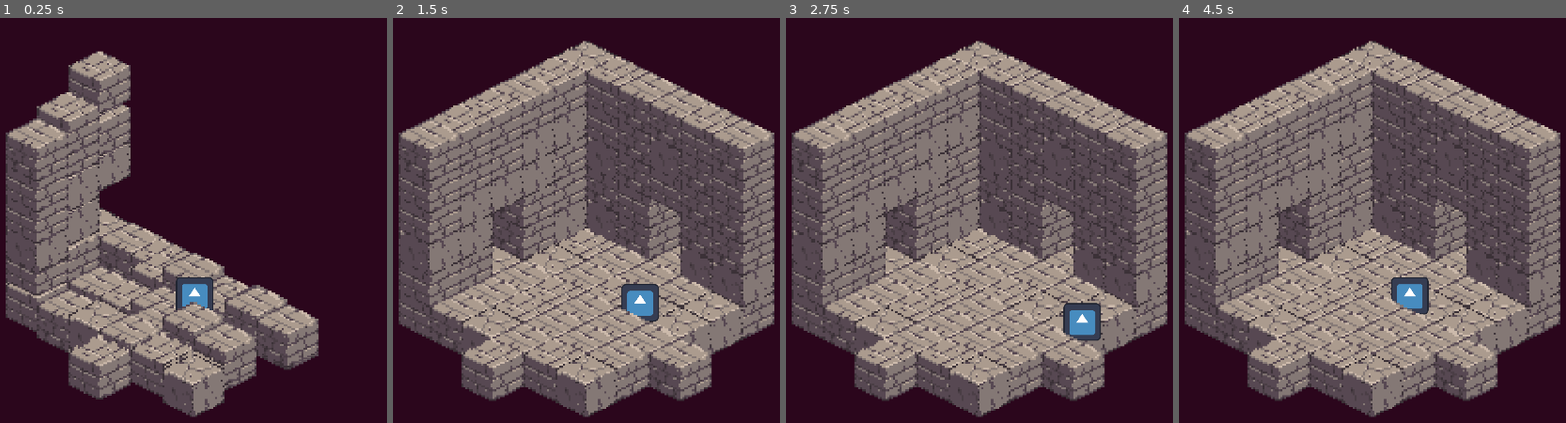
Above: before the commit, frames 1-4 (left to right).
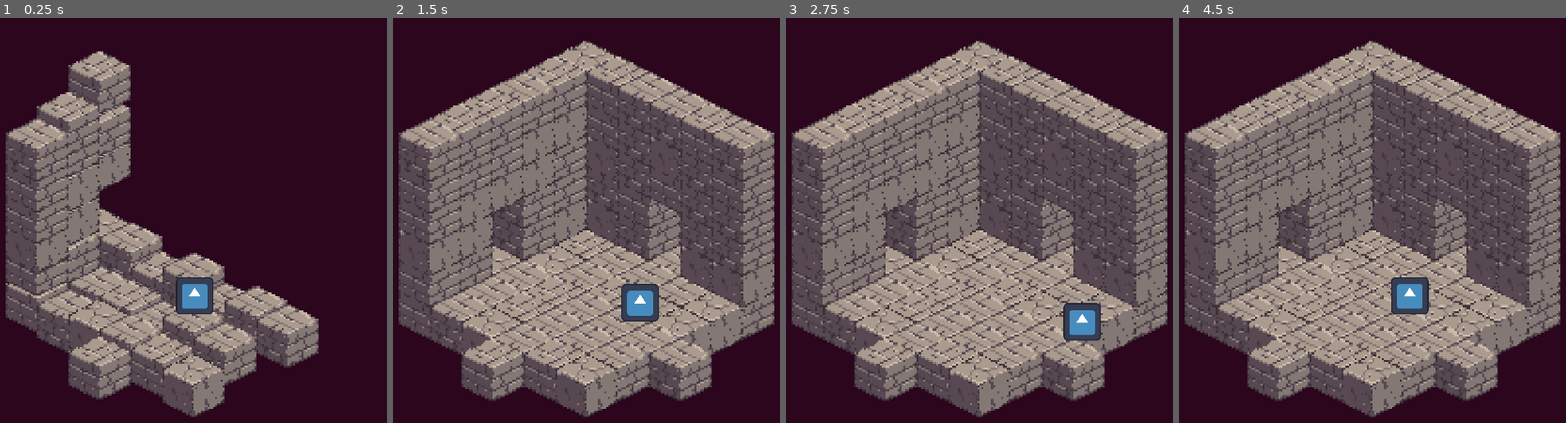
Above: after the commit, the same moments.

Repository: bitwise-aiden/godot-playground
Game: Godot game, scene res://game.tscn
The game is run twice, just before and just after one commit, with the same random seed, the same clock (stepped at 60 frames per second) and the same inputs. The engine's default icon, where the game draws it, is replaced by a stand-in: a white triangle on a blue panel in a dark square.
Inputs:
- Up to frame 1 (0.25 s): no input
- Up to frame 2 (1.5 s): hold Right (ui_right) 0.53-1.28 s; hold Down (ui_down) from 1.28 s (still down)
- Up to frame 3 (2.75 s): release Down (ui_down) at 2.03 s; hold Right (ui_right) from 2.03 s (still down)
- Up to frame 4 (4.5 s): release Right (ui_right) at 2.78 s; hold Up (ui_up) 2.78-3.53 s; hold Left (ui_left) from 3.53 s (still down)

The runs differ from the first frame. In frame 1, 1.6% of the frame differs, in the area x 1-83%, y 54-92%; in frame 2, 0.3%; in frame 3, 0.2%; in frame 4, 0.3%.

Commit message:
Fix some of the issues with tiles not being cleaned up

Diff:
--- a/block.gd
+++ b/block.gd
@@ -13,6 +13,7 @@
 # Private variables
 
 @onready var __sprite : Sprite2D = $sprite
+@onready var __z_index : Label = $z_index
 
 
 # Lifecycle methods
@@ -22,6 +23,12 @@
 	__sprite.texture = __SPRITES[rand[0] % __SPRITES.size()]
 	__sprite.visible = false
 
+
+func _set(property: StringName, value: Variant) -> bool:
+	if property == "z_index":
+		__z_index.text = "%d" % value
+
+	return false
 
 # Public methods
 
--- a/block.tscn
+++ b/block.tscn
@@ -9,3 +9,13 @@
 [node name="sprite" type="Sprite2D" parent="."]
 texture = ExtResource("2_3k8sj")
 offset = Vector2(0, 8)
+
+[node name="z_index" type="Label" parent="."]
+visible = false
+z_index = 10
+offset_left = -29.0
+offset_top = -17.0
+theme_override_font_sizes/font_size = 12
+text = "-"
+horizontal_alignment = 1
+vertical_alignment = 1
--- a/dungeon.gd
+++ b/dungeon.gd
@@ -13,229 +13,6 @@
 
 var __block_centre : Vector2i = Vector2i(2, 3)
 var __block_locations : Array[Vector3i]
-var __direction_scalar : Vector2
-
-
-# Lifecycle methods
-
-func _ready() -> void:
-	await get_tree().process_frame
-
-	for i in __layers.size():
-		for coord in __layers[i].get_used_cells(0):
-			var delta : Vector2i = coord - __block_centre
-
-			__block_locations.append(Vector3i(delta.x, i, delta.y))
-
-	var ground : TileMap = __layers[0]
-	var centre : Vector2 = ground.map_to_local(__block_centre)
-
-	# Using offset angles to determine correct cells
-	var north_east : Vector2 = ground.map_to_local(__block_centre + Vector2i.RIGHT)
-	__direction_scalar = (north_east - centre).normalized()
-
-
-# Public methods
-
-func blocks_enter(
-	direction : Vector3i,
-	except : Array = [],
-) -> void:
-	var blocks_by_layer : Dictionary = get_blocks_by_layer(direction)
-	var layers : Array = blocks_by_layer.keys()
-	layers.sort()
-
-	var ground_blocks : Array[Block] = __layers[0].get_blocks()
-	var highest_block : Block = ground_blocks[0]
-
-	for block : Block in ground_blocks:
-		if !is_instance_valid(block) || except.find(__block_location(block)) != -1:
-				continue
-
-		if block.global_position.y > highest_block.global_position.y:
-			highest_block = block
-
-	var coord_to_y : Dictionary = {}
-	for block : Block in ground_blocks:
-		if !is_instance_valid(block) || except.find(__block_location(block)) != -1:
-				continue
-
-		var coord : Vector2i = __block_coord(block)
-
-		if block == highest_block:
-			block.z_index = 1000
-			coord_to_y[coord] = block.z_index
-		else:
-			var delta : Vector2 = block.global_position - highest_block.global_position
-			block.z_index = 1000 - abs(delta.y) * 2 - abs(delta.x)
-
-			coord_to_y[coord] = block.z_index
-
-	for layer : int in layers:
-		for block : Block in blocks_by_layer[layer]:
-			if !is_instance_valid(block) || except.find(__block_location(block)) != -1:
-				continue
-
-			var location : Vector3i = __block_location(block)
-			var coord : Vector2i = Vector2i(location.x, location.z)
-
-			if coord in coord_to_y:
-				block.z_index = coord_to_y.get(coord, 0) + location.y * 2
-			else:
-				print("what? ", coord)
-
-			__block_enter(block, direction)
-
-		await get_tree().create_timer(0.05).timeout
-
-
-func blocks_exit(
-	direction : Vector3i,
-	except : Array = [],
-) -> void:
-	var blocks_by_layer : Dictionary = get_blocks_by_layer(direction)
-	var layers : Array = blocks_by_layer.keys()
-	layers.sort()
-
-	for layer : int in layers:
-		for block : Block in blocks_by_layer[layer]:
-			if !is_instance_valid(block) || except.find(__block_location(block)) != -1:
-				continue
-
-			__block_exit(block, direction)
-
-		await get_tree().create_timer(0.05).timeout
-
-
-func get_block(location : Vector3i) -> Block:
-	var coord : Vector2i = Vector2i(location.x, location.z)
-	var layer : int = location.y
-
-	for block in __layers[layer].get_blocks():
-		if __block_coord(block) == coord:
-			return block
-
-	return null
-
-
-func get_blocks() -> Array[Block]:
-	var blocks : Array[Block] = []
-
-	for layer in __layers:
-		blocks += layer.get_blocks()
-
-	return blocks
-
-
-func get_blocks_by_layer(
-	axis : Vector3i,
-) -> Dictionary:
-	var blocks_by_layer : Dictionary = {}
-
-	for block in get_blocks():
-		var location : Vector3i = __block_location(block)
-		var coord : Vector2i = Vector2i(location.x, location.z)
-		var layer : int = location.z
-
-		var delta : Vector2i = __block_centre - coord
-		var delta_axis : Vector2i = delta * Vector2i(axis.x, axis.z)
-
-		var value : int = layer * axis.y + delta_axis.x + delta_axis.y
-
-		if !value in blocks_by_layer:
-			blocks_by_layer[value] = []
-
-		blocks_by_layer[value].append(block)
-
-	return blocks_by_layer
-
-
-func get_camera_target() -> Vector2:
-	return __layers[0].to_global(__layers[0].map_to_local(__block_centre))
-
-
-func get_diagonal_scalar() -> Vector2:
-	return __direction_scalar
-
-
-func is_ground_block(
-	coord : Vector2i,
-) -> bool:
-	return __layers[0].get_cell_source_id(0, coord) != -1
-
-
-func is_door_block(
-	coord : Vector2i,
-) -> bool:
-	var delta : Vector2i = __block_centre - coord
-
-	return delta.length() == 3
-
-
-func location_to_map(
-	location : Vector2,
-) -> Vector2i:
-	var local_location : Vector2 = __layers[0].to_local(location)
-	return __layers[0].local_to_map(local_location)
-
-
-func map_to_locations(
-	coord : Vector2i,
-) -> Vector2:
-	var local_location : Vector2 = __layers[0].map_to_local(coord)
-	return __layers[0].to_global(local_location)
-
-
-func spawn_room(
-	location : Vector2i,
-) -> void:
-	var prev_blocks : Dictionary = {}
-	var curr_blocks : Dictionary = {}
-
-	for block in get_blocks():
-		prev_blocks[__block_location(block)] = null
-
-	var offset : Vector2i = (location - __block_centre).clamp(-Vector2i.ONE, Vector2i.ONE)
-	__block_centre += offset * 6
-
-	for block_location in __block_locations:
-		var coord : Vector2i = Vector2i(block_location.x, block_location.z) + __block_centre
-		var layer : int = block_location.y
-
-		__layers[layer].set_cell(0, coord, 1, Vector2i.ZERO, 1)
-
-		var new_location : Vector3i = Vector3i(coord.x, layer, coord.y)
-
-		curr_blocks[new_location] = null
-		prev_blocks.erase(new_location)
-
-
-	await get_tree().process_frame
-
-	var direction : Vector3i = Vector3i(offset.x, 0.0, offset.y)
-
-	blocks_exit(-direction, curr_blocks.keys())
-	await blocks_enter(-direction, prev_blocks.keys())
-
-	for to_delete : Vector3i in prev_blocks.keys():
-		if to_delete in curr_blocks:
-			continue
-
-		__layers[to_delete.y].erase_cell(0, Vector2i(to_delete.x, to_delete.z))
-
-	await get_tree().process_frame
-
-
-# Private methods
-
-func __block_coord(
-	block : Block,
-) -> Vector2i:
-	var location : Vector3i = __block_location(block)
-
-	return Vector2i(location.x, location.z)
-
-
 var __directions : Dictionary = {
 	Vector3i(0, 0, -1) : Vector2(-1.0, +1.0),
 	Vector3i(0, 0, +1) : Vector2(+1.0, -1.0),
@@ -243,6 +20,229 @@
 	Vector3i(-1, 0, 0) : Vector2(+1.0, +1.0),
 	Vector3i(0, -1, 0) : Vector2(0.0, -1.0),
 }
+var __direction_scalar : Vector2
+
+
+# Lifecycle methods
+
+func _ready() -> void:
+	await get_tree().process_frame
+
+	for i in __layers.size():
+		for coord in __layers[i].get_used_cells(0):
+			var delta : Vector2i = coord - __block_centre
+
+			__block_locations.append(Vector3i(delta.x, i, delta.y))
+
+	var ground : TileMap = __layers[0]
+	var centre : Vector2 = ground.map_to_local(__block_centre)
+
+	# Using offset angles to determine correct cells
+	var north_east : Vector2 = ground.map_to_local(__block_centre + Vector2i.RIGHT)
+	__direction_scalar = (north_east - centre).normalized()
+
+
+# Public methods
+
+func blocks_enter(
+	direction : Vector3i,
+	except : Array = [],
+) -> void:
+	var blocks_by_layer : Dictionary = get_blocks_by_layer(direction)
+	var layers : Array = blocks_by_layer.keys()
+	layers.sort()
+
+	var ground_blocks : Array[Block] = __layers[0].get_blocks()
+	var highest_block : Block = ground_blocks[0]
+
+	for block : Block in ground_blocks:
+		if !is_instance_valid(block) || except.find(__block_location(block)) != -1:
+				continue
+
+		if block.global_position.y > highest_block.global_position.y:
+			highest_block = block
+
+	var coord_to_y : Dictionary = {}
+	for block : Block in ground_blocks:
+		if !is_instance_valid(block) || except.find(__block_location(block)) != -1:
+				continue
+
+		var coord : Vector2i = __block_coord(block)
+
+		if block == highest_block:
+			block.z_index = 1000
+			coord_to_y[coord] = block.z_index
+		else:
+			var delta : Vector2i = __block_coord(highest_block) - coord
+			block.z_index = 1000 - delta.y - delta.x
+
+			coord_to_y[coord] = block.z_index
+
+	for layer : int in layers:
+		for block : Block in blocks_by_layer[layer]:
+			if !is_instance_valid(block) || except.find(__block_location(block)) != -1:
+				continue
+
+			var location : Vector3i = __block_location(block)
+			var coord : Vector2i = Vector2i(location.x, location.z)
+
+			block.z_index = coord_to_y.get(coord, 0) + location.y * 2
+
+			__block_enter(block, direction)
+
+		await get_tree().create_timer(0.05).timeout
+
+
+func blocks_exit(
+	direction : Vector3i,
+	except : Array = [],
+) -> void:
+	var blocks_by_layer : Dictionary = get_blocks_by_layer(direction)
+	var layers : Array = blocks_by_layer.keys()
+	layers.sort()
+
+	for layer : int in layers:
+		for block : Block in blocks_by_layer[layer]:
+			if !is_instance_valid(block) || except.find(__block_location(block)) != -1:
+				continue
+
+			__block_exit(block, direction)
+
+		await get_tree().create_timer(0.05).timeout
+
+
+func get_block(location : Vector3i) -> Block:
+	var coord : Vector2i = Vector2i(location.x, location.z)
+	var layer : int = location.y
+
+	for block in __layers[layer].get_blocks():
+		if __block_coord(block) == coord:
+			return block
+
+	return null
+
+
+func get_blocks() -> Array[Block]:
+	var blocks : Array[Block] = []
+
+	for layer in __layers:
+		blocks += layer.get_blocks()
+
+	return blocks
+
+
+func get_blocks_by_layer(
+	axis : Vector3i,
+) -> Dictionary:
+	var blocks_by_layer : Dictionary = {}
+
+	for block in get_blocks():
+		var location : Vector3i = __block_location(block)
+		var coord : Vector2i = Vector2i(location.x, location.z)
+		var layer : int = location.z
+
+		var delta : Vector2i = __block_centre - coord
+		var delta_axis : Vector2i = delta * Vector2i(axis.x, axis.z)
+
+		var value : int = layer * axis.y + delta_axis.x + delta_axis.y
+
+		if !value in blocks_by_layer:
+			blocks_by_layer[value] = []
+
+		blocks_by_layer[value].append(block)
+
+	return blocks_by_layer
+
+
+func get_camera_target() -> Vector2:
+	return __layers[0].to_global(__layers[0].map_to_local(__block_centre))
+
+
+func get_diagonal_scalar() -> Vector2:
+	return __direction_scalar
+
+
+func is_ground_block(
+	coord : Vector2i,
+) -> bool:
+	return (
+		__layers[0].get_cell_source_id(0, coord) != -1 &&
+		__layers[1].get_cell_source_id(0, coord) == -1 &&
+		__layers[2].get_cell_source_id(0, coord) == -1
+	)
+
+
+
+func is_door_block(
+	coord : Vector2i,
+) -> bool:
+	var delta : Vector2i = __block_centre - coord
+
+	return delta.length() == 3
+
+
+func location_to_map(
+	location : Vector2,
+) -> Vector2i:
+	var local_location : Vector2 = __layers[0].to_local(location)
+	return __layers[0].local_to_map(local_location)
+
+
+func map_to_locations(
+	coord : Vector2i,
+) -> Vector2:
+	var local_location : Vector2 = __layers[0].map_to_local(coord)
+	return __layers[0].to_global(local_location)
+
+
+func spawn_room(
+	location : Vector2i,
+) -> void:
+	var prev_blocks : Dictionary = {}
+	var curr_blocks : Dictionary = {}
+
+	var offset : Vector2i = (location - __block_centre).clamp(-Vector2i.ONE, Vector2i.ONE)
+	var direction : Vector3i = Vector3i(offset.x, 0.0, offset.y)
+	__block_centre += offset * 6
+
+	for block in get_blocks():
+		block.z_index -= 0 if direction.x + direction.y + direction.z < 0 else 1000
+		prev_blocks[__block_location(block)] = null
+
+	for block_location in __block_locations:
+		var coord : Vector2i = Vector2i(block_location.x, block_location.z) + __block_centre
+		var layer : int = block_location.y
+
+		__layers[layer].set_cell(0, coord, 1, Vector2i.ZERO, 1)
+
+		var new_location : Vector3i = Vector3i(coord.x, layer, coord.y)
+
+		curr_blocks[new_location] = null
+		prev_blocks.erase(new_location)
+
+	await get_tree().process_frame
+
+	blocks_exit(-direction, curr_blocks.keys())
+	await blocks_enter(-direction, prev_blocks.keys())
+
+	for to_delete : Vector3i in prev_blocks.keys():
+		if to_delete in curr_blocks:
+			continue
+
+		__layers[to_delete.y].erase_cell(0, Vector2i(to_delete.x, to_delete.z))
+
+	await get_tree().process_frame
+
+
+# Private methods
+
+func __block_coord(
+	block : Block,
+) -> Vector2i:
+	var location : Vector3i = __block_location(block)
+
+	return Vector2i(location.x, location.z)
+
 
 func __block_enter(
 	block : Block,
--- a/dungeon_layer.tscn
+++ b/dungeon_layer.tscn
@@ -19,116 +19,3 @@
 layer_0/y_sort_enabled = true
 layer_0/tile_data = PackedInt32Array(65535, 1, 65536, 131071, 1, 65536, 196607, 1, 65536, 262143, 1, 65536, 327679, 1,  …(570 unchanged characters)…
 script = ExtResource("2_hbdeo")
-
-[node name="block" parent="." instance=ExtResource("1_8a87w")]
-
-[node name="_Node2D_18816" parent="." instance=ExtResource("1_8a87w")]
-position = Vector2(-32, 16)
-
-[node name="_Node2D_18817" parent="." instance=ExtResource("1_8a87w")]
-position = Vector2(-64, 32)
-
-[node name="_Node2D_18818" parent="." instance=ExtResource("1_8a87w")]
-position = Vector2(-96, 48)
-
-[node name="_Node2D_18819" parent="." instance=ExtResource("1_8a87w")]
-position = Vector2(-128, 64)
-
-[node name="_Node2D_18820" parent="." instance=ExtResource("1_8a87w")]
-position = Vector2(-160, 80)
-
-[node name="_Node2D_18821" parent="." instance=ExtResource("1_8a87w")]
-position = Vector2(-128, 96)
-
-[node name="_Node2D_18822" parent="." instance=ExtResource("1_8a87w")]
-position = Vector2(-96, 112)
-
-[node name="_Node2D_18823" parent="." instance=ExtResource("1_8a87w")]
-position = Vector2(-64, 128)
-
-[node name="_Node2D_18824" parent="." instance=ExtResource("1_8a87w")]
-position = Vector2(-32, 144)
-
-[node name="_Node2D_18825" parent="." instance=ExtResource("1_8a87w")]
-position = Vector2(0, 160)
-
-[node name="_Node2D_18826" parent="." instance=ExtResource("1_8a87w")]
-position = Vector2(32, 16)
-
-[node name="_Node2D_18827" parent="." instance=ExtResource("1_8a87w")]
-position = Vector2(64, 32)
-
-[node name="_Node2D_18828" parent="." instance=ExtResource("1_8a87w")]
-position = Vector2(96, 48)
-
-[node name="_Node2D_18829" parent="." instance=ExtResource("1_8a87w")]
-position = Vector2(128, 64)
-
-[node name="_Node2D_18830" parent="." instance=ExtResource("1_8a87w")]
-position = Vector2(160, 80)
-
-[node name="_Node2D_18831" parent="." instance=ExtResource("1_8a87w")]
-position = Vector2(96, 144)
-
-[node name="_Node2D_18832" parent="." instance=ExtResource("1_8a87w")]
-position = Vector2(-96, 144)
-
-[node name="_Node2D_18833" parent="." instance=ExtResource("1_8a87w")]
-position = Vector2(32, 144)
-
-[node name="_Node2D_18834" parent="." instance=ExtResource("1_8a87w")]
-position = Vector2(64, 128)
-
-[node name="_Node2D_18835" parent="." instance=ExtResource("1_8a87w")]
-position = Vector2(96, 112)
-
-[node name="_Node2D_18836" parent="." instance=ExtResource("1_8a87w")]
-position = Vector2(128, 96)
-
-[node name="_Node2D_18837" parent="." instance=ExtResource("1_8a87w")]
-position = Vector2(96, 80)
-
-[node name="_Node2D_18838" parent="." instance=ExtResource("1_8a87w")]
-position = Vector2(64, 64)
-
-[node name="_Node2D_18839" parent="." instance=ExtResource("1_8a87w")]
-position = Vector2(32, 48)
-
-[node name="_Node2D_18840" parent="." instance=ExtResource("1_8a87w")]
-position = Vector2(0, 32)
-
-[node name="_Node2D_18841" parent="." instance=ExtResource("1_8a87w")]
-position = Vector2(-32, 48)
-
-[node name="_Node2D_18842" parent="." instance=ExtResource("1_8a87w")]
-position = Vector2(-64, 64)
-
-[node name="_Node2D_18843" parent="." instance=ExtResource("1_8a87w")]
-position = Vector2(-96, 80)
-
-[node name="_Node2D_18844" parent="." instance=ExtResource("1_8a87w")]
-position = Vector2(-64, 96)
-
-[node name="_Node2D_18845" parent="." instance=ExtResource("1_8a87w")]
-position = Vector2(0, 64)
-
-[node name="_Node2D_18846" parent="." instance=ExtResource("1_8a87w")]
-position = Vector2(-32, 80)
-
-[node name="_Node2D_18847" parent="." instance=ExtResource("1_8a87w")]
-position = Vector2(-32, 112)
-
-[node name="_Node2D_18848" parent="." instance=ExtResource("1_8a87w")]
-position = Vector2(0, 96)
-
-[node name="_Node2D_18849" parent="." instance=ExtResource("1_8a87w")]
-position = Vector2(32, 80)
-
-[node name="_Node2D_18850" parent="." instance=ExtResource("1_8a87w")]
-position = Vector2(32, 112)
-
-[node name="_Node2D_18851" parent="." instance=ExtResource("1_8a87w")]
-position = Vector2(0, 128)
-
-[node name="_Node2D_18852" parent="." instance=ExtResource("1_8a87w")]
-position = Vector2(64, 96)
--- a/game.gd
+++ b/game.gd
@@ -33,12 +33,11 @@
 
 	__prev_player_position = __player.position
 
+	var block : Block = __dungeon.get_block(Vector3i(player_coord.x, 0, player_coord.y))
+	__player.z_index = block.z_index + 2
+
 	if player_coord == __prev_player_coord:
 		return
-
-
-	var block : Block = __dungeon.get_block(Vector3i(player_coord.x, 0, player_coord.y))
-	__player.z_index = block.z_index + 2
 
 	if __dungeon.is_door_block(player_coord):
 		__dungeon.spawn_room(player_coord)
--- a/game.tscn
+++ b/game.tscn
@@ -1,9 +1,8 @@
-[gd_scene load_steps=9 format=3 uid="uid://blcmb7qxwm3hk"]
+[gd_scene load_steps=10 format=3 uid="uid://blcmb7qxwm3hk"]
 
 [ext_resource type="PackedScene" uid="uid://dk0x2n3o8hcle" path="res://block.tscn" id="1_odc53"]
 [ext_resource type="Script" path="res://game.gd" id="1_xng4h"]
 [ext_resource type="Script" path="res://dungeon.gd" id="2_y7hv0"]
-[ext_resource type="PackedScene" uid="uid://btq33hxv5sokc" path="res://dungeon_layer.tscn" id="3_gqqma"]
 [ext_resource type="Script" path="res://dungeon_layer.gd" id="4_eq3gc"]
 [ext_resource type="PackedScene" uid="uid://26sn8868otbf" path="res://player.tscn" id="6_5vx3i"]
 
@@ -16,6 +15,15 @@
 tile_size = Vector2i(64, 32)
 sources/1 = SubResource("TileSetScenesCollectionSource_f2v3a")
 
+[sub_resource type="TileSetScenesCollectionSource" id="TileSetScenesCollectionSource_xdelr"]
+scenes/1/scene = ExtResource("1_odc53")
+
+[sub_resource type="TileSet" id="TileSet_tans4"]
+tile_shape = 1
+tile_layout = 5
+tile_size = Vector2i(64, 32)
+sources/1 = SubResource("TileSetScenesCollectionSource_xdelr")
+
 [node name="game" type="Node2D"]
 script = ExtResource("1_xng4h")
 
@@ -24,12 +32,18 @@
 scale = Vector2(2.5, 2.5)
 script = ExtResource("2_y7hv0")
 
-[node name="layer_0" parent="dungeon" instance=ExtResource("3_gqqma")]
+[node name="layer_0" type="TileMap" parent="dungeon"]
+y_sort_enabled = true
+tile_set = SubResource("TileSet_aeg28")
+format = 2
+layer_0/y_sort_enabled = true
+layer_0/tile_data = PackedInt32Array(65535, 1, 65536, 131071, 1, 65536, 196607, 1, 65536, 262143, 1, 65536, 327679, 1, 65536, 393215, 1, 65536, 327680, 1, 65536, 327681, 1, 65536, 327682, 1, 65536, 327683, 1, 65536, 327684, 1, 65536, 0, 1, 65536, 1, 1, 65536, 2, 1, 65536, 3, 1, 65536, 4, 1, 65536, 196613, 1, 65536, 393218, 1, 65536, 262148, 1, 65536, 196612, 1, 65536, 131076, 1, 65536, 65540, 1, 65536, 65539, 1, 65536, 65538, 1, 65536, 65537, 1, 65536, 65536, 1, 65536, 131072, 1, 65536, 196608, 1, 65536, 262144, 1, 65536, 262145, 1, 65536, 131073, 1, 65536, 196609, 1, 65536, 262146, 1, 65536, 196610, 1, 65536, 131074, 1, 65536, 196611, 1, 65536, 262147, 1, 65536, 131075, 1, 65536)
+script = ExtResource("4_eq3gc")
 
 [node name="layer_1" type="TileMap" parent="dungeon"]
 y_sort_enabled = true
 position = Vector2(0, -32)
-tile_set = SubResource("TileSet_aeg28")
+tile_set = SubResource("TileSet_tans4")
 format = 2
 layer_0/y_sort_enabled = true
 layer_0/tile_data = PackedInt32Array(131071, 1, 65536, 65535, 1, 65536, 196607, 1, 65536, 393215, 1, 65536, 0, 1, 65536, 1, 1, 65536, 3, 1, 65536, 4, 1, 65536, 327679, 1, 65536)
@@ -38,7 +52,7 @@
 [node name="layer_2" type="TileMap" parent="dungeon"]
 y_sort_enabled = true
 position = Vector2(0, -64)
-tile_set = SubResource("TileSet_aeg28")
+tile_set = SubResource("TileSet_tans4")
 format = 2
 layer_0/y_sort_enabled = true
 layer_0/tile_data = PackedInt32Array(393215, 1, 65536, 327679, 1, 65536, 196607, 1, 65536, 131071, 1, 65536, 65535, 1, 65536, 0, 1, 65536, 1, 1, 65536, 3, 1, 65536, 4, 1, 65536)
@@ -47,7 +61,7 @@
 [node name="layer_3" type="TileMap" parent="dungeon"]
 y_sort_enabled = true
 position = Vector2(0, -96)
-tile_set = SubResource("TileSet_aeg28")
+tile_set = SubResource("TileSet_tans4")
 format = 2
 layer_0/y_sort_enabled = true
 layer_0/tile_data = PackedInt32Array(393215, 1, 65536, 327679, 1, 65536, 262143, 1, 65536, 196607, 1, 65536, 131071, 1, 65536, 65535, 1, 65536, 0, 1, 65536, 1, 1, 65536, 2, 1, 65536, 3, 1, 65536, 4, 1, 65536)
@@ -56,7 +70,7 @@
 [node name="layer_4" type="TileMap" parent="dungeon"]
 y_sort_enabled = true
 position = Vector2(0, -128)
-tile_set = SubResource("TileSet_aeg28")
+tile_set = SubResource("TileSet_tans4")
 format = 2
 layer_0/y_sort_enabled = true
 layer_0/tile_data = PackedInt32Array(393215, 1, 65536, 327679, 1, 65536, 262143, 1, 65536, 196607, 1, 65536, 131071, 1, 65536, 0, 1, 65536, 65535, 1, 65536, 1, 1, 65536, 2, 1, 65536, 3, 1, 65536, 4, 1, 65536)
@@ -65,7 +79,7 @@
 [node name="layer_5" type="TileMap" parent="dungeon"]
 y_sort_enabled = true
 position = Vector2(0, -160)
-tile_set = SubResource("TileSet_aeg28")
+tile_set = SubResource("TileSet_tans4")
 format = 2
 layer_0/y_sort_enabled = true
 layer_0/tile_data = PackedInt32Array(393215, 1, 65536, 327679, 1, 65536, 262143, 1, 65536, 196607, 1, 65536, 131071, 1, 65536, 65535, 1, 65536, 0, 1, 65536, 1, 1, 65536, 2, 1, 65536, 3, 1, 65536, 4, 1, 65536)
Not shown: 1 places in dungeon_layer.tscn that only renumber resources
